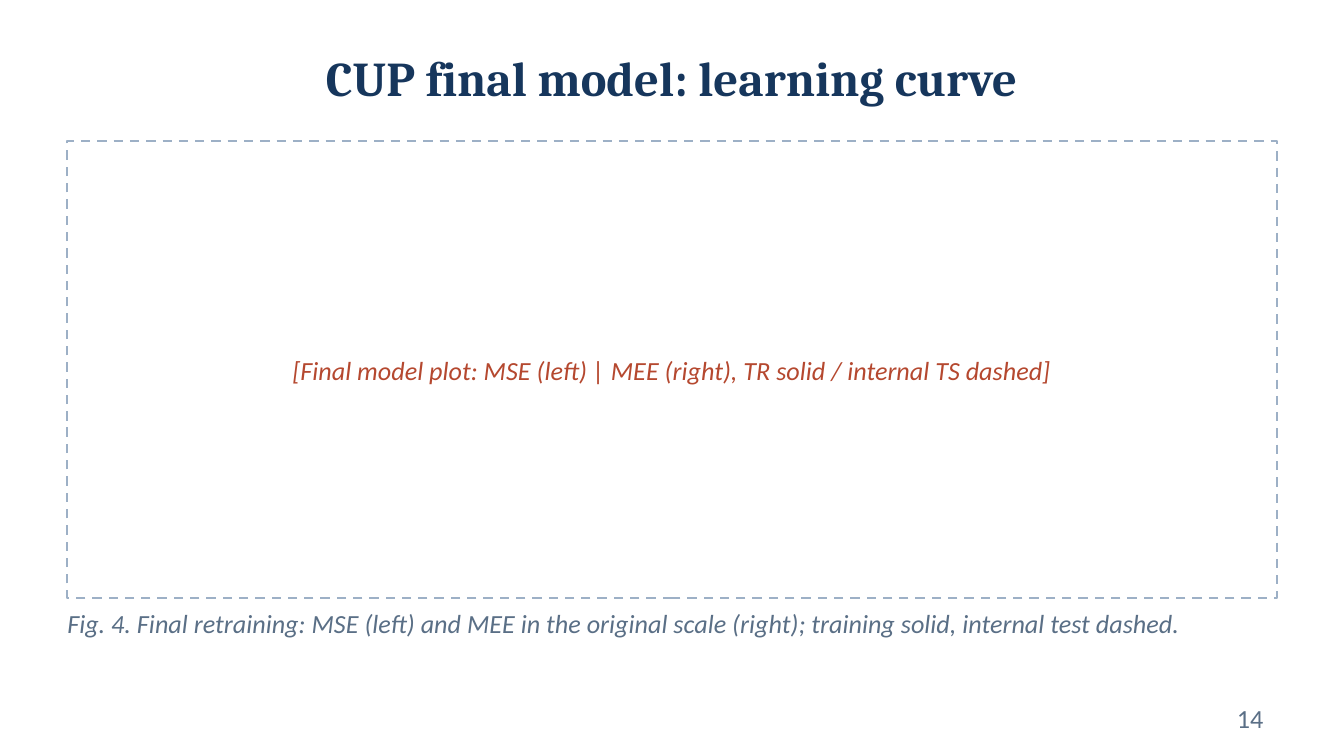
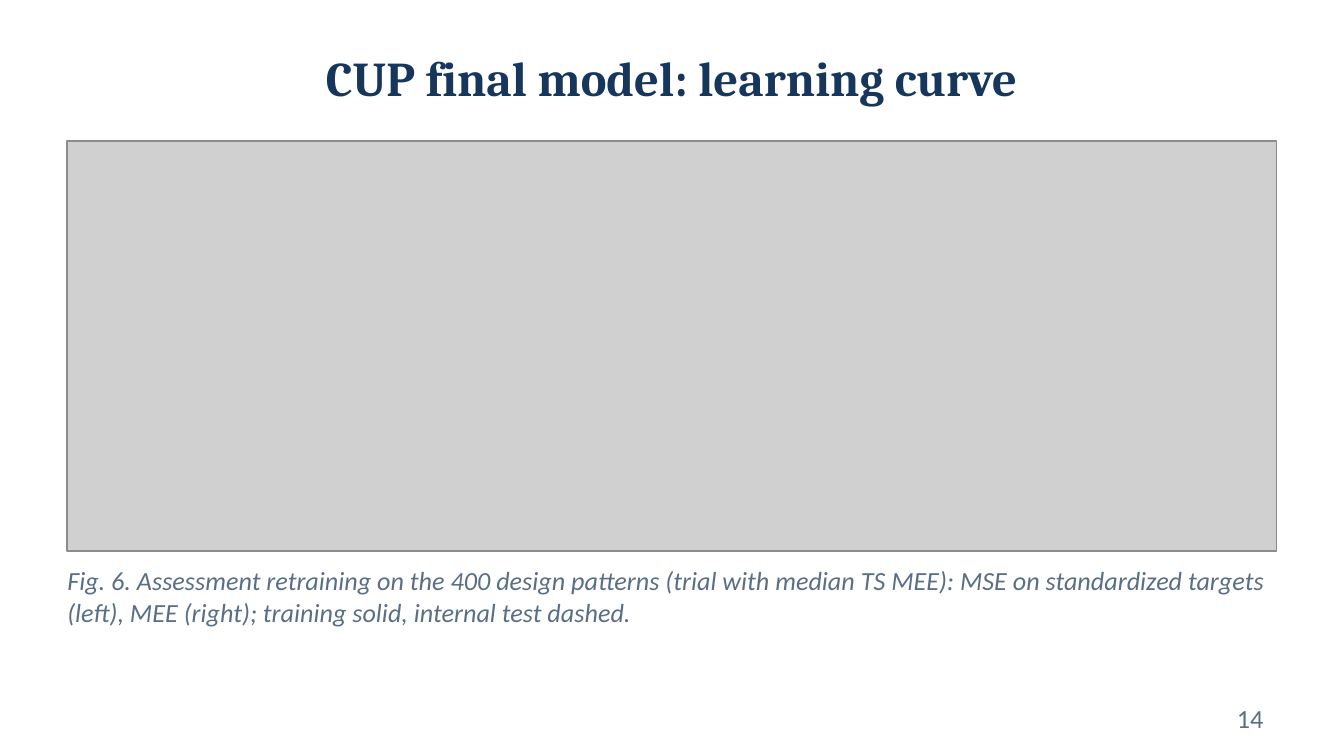
Before and after one commit to Fred-ef/ml_proj, a slide deck: slide 14 of Federico_Cristofaro_ML-2025_slides.pptx. Drawn at 1344x756 pixels with LibreOffice and Linux fonts; fonts in the diff are those of the drawing; grey boxes stand for pictures. Boxes give left, top, right and bottom in pixels: in the first picture for what was removed or moved away, otherwise in the second. Text is boxed around its words. In the diff, an @@ line names an element or a change of style, - is before the commit and + after.

```diff
--- a/Federico_Cristofaro_ML-2025_slides.pptx
+++ b/Federico_Cristofaro_ML-2025_slides.pptx
@@ rectangle removed at <box>67,141,1277,598</box> @@
@@ picture added at <box>67,141,1277,551</box> @@
@@ text "Fig. 6. Assessment retraining on ..." at <box>67,571,1264,627</box>: vertical alignment middle to top @@
@@ text at <box>67,571,1264,627</box>: text changed; text colour #B5482F to #5A6F86 @@
-[Final model plot: MSE (left) | MEE (right), TR solid / internal TS dashed]
+Fig. 6. Assessment retraining on the 400 design patterns (trial with median TS MEE): MSE on standardized targets (left), MEE (right); training solid, internal test dashed.
@@ text removed at <box>67,614,1179,638</box> @@
-Fig. 4. Final retraining: MSE (left) and MEE in the original scale (right); training solid, internal test dashed.
```
Also in this commit, not shown: 13 other slides changed, 2 slides added, 3 slides removed.
